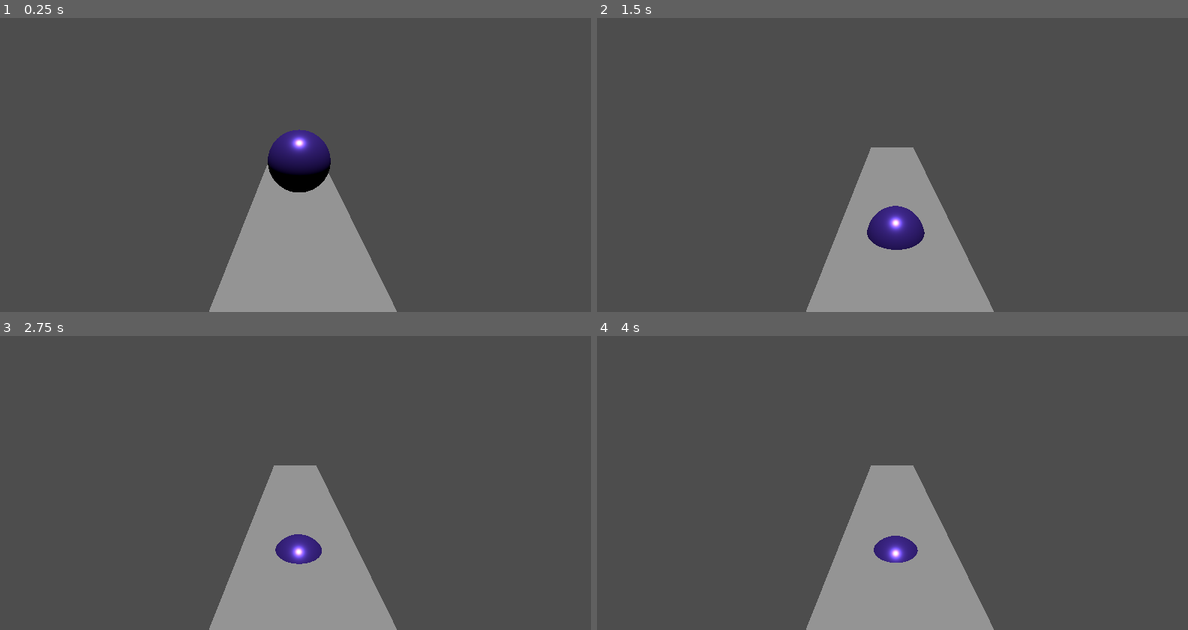
Above: before the commit, frames 1-4 (two rows, left to right).
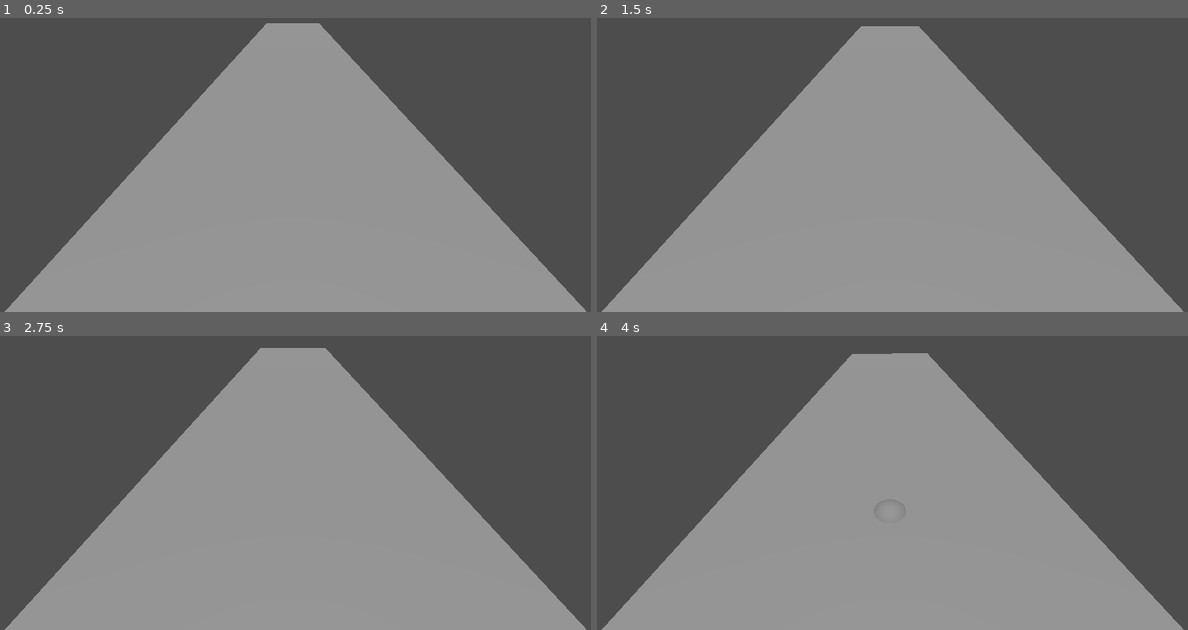
Above: after the commit, the same moments.

Repository: Yopaman/game-jam-2024
Game: Godot game, scene res://Scenes/World.tscn
Same seed, same stepped clock (60 frames per second), same inputs: the game is played once before the commit and once after it.
Inputs:
- Up to frame 1 (0.25 s): no input
- Up to frame 2 (1.5 s): no input
- Up to frame 3 (2.75 s): no input
- Up to frame 4 (4 s): no input

The runs differ from the first frame. In frame 1, 43% of the frame differs, in the area x 0-100%, y 1-100%; in frame 2, 43%; in frame 3, 42%; in frame 4, 42%.

Commit message:
camera follows platyer

Diff:
--- a/Scenes/Player.tscn
+++ b/Scenes/Player.tscn
@@ -1,25 +1,18 @@
-[gd_scene load_steps=5 format=3 uid="uid://bwdwkapawj3qg"]
+[gd_scene load_steps=4 format=3 uid="uid://bwdwkapawj3qg"]
 
 [ext_resource type="Script" path="res://Scripts/Player.gd" id="1_ecxy2"]
 
-[sub_resource type="BoxShape3D" id="BoxShape3D_cjie0"]
+[sub_resource type="SphereMesh" id="SphereMesh_baf0a"]
 
-[sub_resource type="StandardMaterial3D" id="StandardMaterial3D_3qokh"]
-albedo_color = Color(0.4, 0.262745, 0.862745, 1)
-metallic = 0.71
-roughness = 0.32
+[sub_resource type="BoxShape3D" id="BoxShape3D_fykuo"]
 
-[sub_resource type="SphereMesh" id="SphereMesh_7ipa1"]
-material = SubResource("StandardMaterial3D_3qokh")
-
-[node name="Player" type="Node3D"]
-
-[node name="CharacterBody3D" type="RigidBody3D" parent="."]
+[node name="PlayerBody" type="RigidBody3D"]
+transform = Transform3D(1, 0, 0, 0, 1, 0, 0, 0, 1, 0, 0, 0.0135208)
 script = ExtResource("1_ecxy2")
 float_force = 3.0
 
-[node name="CollisionShape3D" type="CollisionShape3D" parent="CharacterBody3D"]
-shape = SubResource("BoxShape3D_cjie0")
+[node name="MeshInstance3D" type="MeshInstance3D" parent="."]
+mesh = SubResource("SphereMesh_baf0a")
 
-[node name="MeshInstance3D" type="MeshInstance3D" parent="CharacterBody3D"]
-mesh = SubResource("SphereMesh_7ipa1")
+[node name="CollisionShape3D" type="CollisionShape3D" parent="."]
+shape = SubResource("BoxShape3D_fykuo")
--- a/Scenes/World.tscn
+++ b/Scenes/World.tscn
@@ -1,23 +1,33 @@
-[gd_scene load_steps=3 format=3 uid="uid://xpcsgfg1n2yf"]
+[gd_scene load_steps=5 format=3 uid="uid://xpcsgfg1n2yf"]
 
 [ext_resource type="PackedScene" uid="uid://bwdwkapawj3qg" path="res://Scenes/Player.tscn" id="1_b5bxb"]
+[ext_resource type="Script" path="res://Scripts/Camera.gd" id="1_tlih8"]
 
 [sub_resource type="PlaneMesh" id="PlaneMesh_dx1hv"]
 
+[sub_resource type="ShaderMaterial" id="ShaderMaterial_0cu6c"]
+
 [node name="Game" type="Node3D"]
 
-[node name="Player" parent="." instance=ExtResource("1_b5bxb")]
-transform = Transform3D(1, 0, 0, 0, 1, 0, 0, 0, 1, 0, 1.53349, 0)
-
 [node name="Water" type="StaticBody3D" parent="."]
+transform = Transform3D(3.54353, 0, 0, 0, 0.993208, 0, 0, 0, 2.84014, -0.00258636, 0.0417137, -12.4604)
 
 [node name="shape" type="MeshInstance3D" parent="Water"]
 transform = Transform3D(1, 0, 0, 0, 1, 0, 0, 0, 6.85637, 0.00802505, 0, 0.0033412)
 mesh = SubResource("PlaneMesh_dx1hv")
 skeleton = NodePath("../..")
+surface_material_override/0 = SubResource("ShaderMaterial_0cu6c")
 
-[node name="Camera3D" type="Camera3D" parent="."]
-transform = Transform3D(1, 0, 0, 0, 0.980509, 0.196477, 0, -0.196477, 0.980509, -0.0992771, 2.20893, 3.40661)
+[node name="Sprite3D" type="Sprite3D" parent="Water"]
 
 [node name="DirectionalLight3D" type="DirectionalLight3D" parent="."]
 transform = Transform3D(1, 0, 0, 0, 0.150019, 0.988683, 0, -0.988683, 0.150019, -2.84277, 6.50559, -0.4045)
+
+[node name="Player" parent="." instance=ExtResource("1_b5bxb")]
+transform = Transform3D(1, 0, 0, 0, 1, 0, 0, 0, 1, 0, 5.08274, -2.38419e-07)
+
+[node name="Camera3D" type="Camera3D" parent="." node_paths=PackedStringArray("player")]
+transform = Transform3D(0.999998, 0.00174533, 0, -0.00144181, 0.826097, 0.563526, 0.000983538, -0.563525, 0.826098, 0, 3.238, 6.066)
+current = true
+script = ExtResource("1_tlih8")
+player = NodePath("../Player")
--- /dev/null
+++ b/Scripts/Camera.gd
@@ -0,0 +1,12 @@
+extends Camera3D
+
+@export var player: Node3D
+
+# Called when the node enters the scene tree for the first time.
+func _ready():
+	pass # Replace with function body.
+
+
+# Called every frame. 'delta' is the elapsed time since the previous frame.
+func _physics_process(delta):
+	global_transform.origin.z = player.global_position.z + 3
--- a/Scripts/Player.gd
+++ b/Scripts/Player.gd
@@ -3,6 +3,8 @@
 @export var float_force := 1.0
 @export var water_drag := 0.05
 @export var water_angular_drag := 0.05
+
+@export var lane_index := 0
 
 @onready var gravity: float = ProjectSettings.get_setting("physics/3d/default_gravity")
 
@@ -17,10 +19,11 @@
 
 # Called every frame. 'delta' is the elapsed time since the previous frame.
 func _process(delta):
-	pass
+	Camera3D
 
 func _physics_process(delta):
 	submerged = false
+	global_position.z += -0.05
 	var depth := water_height - global_position.y
 	if depth > 0:
 		submerged = true
--- /dev/null
+++ b/Shaders/Water.gdshader
@@ -0,0 +1,83 @@
+shader_type spatial;
+render_mode cull_disabled;
+
+uniform vec3 albedo : source_color;
+uniform vec3 albedo2 : source_color;
+uniform float metallic : hint_range(0.0, 1.0) = 0;
+uniform float roughness : hint_range(0.0, 1.0) = 0.02;
+uniform sampler2D wave;
+uniform sampler2D texture_normal;
+uniform sampler2D texture_normal2;
+uniform vec2 wave_direction = vec2(2.0,0.0); // Direction of wave 1
+uniform vec2 wave_direction2 = vec2(0.0,1.0); // Direction of wave 2
+uniform float time_scale : hint_range(0.0, 0.2, 0.005) = 0.025; // Rate of movement multiplied by TIME
+uniform float noise_scale = 10.0;
+uniform float height_scale = 0.15;
+
+uniform vec4 color_deep : source_color; // Deep depth color
+uniform vec4 color_shallow : source_color; // Shallow depth color
+uniform float beers_law = 2.0; // Beer's law application
+uniform float depth_offset = -0.75; // Offset
+
+uniform float edge_scale = 0.1;
+uniform float near = 1.0;
+uniform float far = 100.0;
+uniform vec3 edge_color : source_color;
+uniform sampler2D DEPTH_TEXTURE : hint_depth_texture, filter_linear_mipmap;
+uniform sampler2D SCREEN_TEXTURE : hint_screen_texture, filter_linear_mipmap;
+
+// Varying variables
+varying float height;
+varying vec3 world_pos;
+
+float fresnel(float amount, vec3 normal, vec3 view)
+{
+	return pow((1.0 - clamp(dot(normalize(normal), normalize(view)), 0.0, 1.0 )), amount);
+}
+float edge(float depth){
+	depth = 2.0 * depth - 1.0;
+	return near * far / (far + depth * (near - far));
+}
+
+void vertex() {
+	world_pos = (MODEL_MATRIX * vec4(VERTEX, 1.0)).xyz;
+	height = texture(wave, world_pos.xz / noise_scale + TIME * time_scale).r;
+	VERTEX.y += height * height_scale;
+}
+
+void fragment() {
+	// Depth variables and calc
+	float depth_texture = texture(DEPTH_TEXTURE, SCREEN_UV).r * 2.0 - 1.0;
+	float depth = PROJECTION_MATRIX[3][2] / (depth_texture + PROJECTION_MATRIX[2][2]);
+	float depth_blend = exp((depth+VERTEX.z + depth_offset) * -beers_law);
+	depth_blend = clamp(1.0 - depth_blend, 0.0, 1.0);
+	float depth_blend_power = clamp(pow(depth_blend, 2.5), 0.0, 1.0);
+
+	// Retrieving depth color and applying the deep and shallow colors
+	vec3 screen_color = textureLod(SCREEN_TEXTURE, SCREEN_UV, depth_blend_power * 2.5).rgb;
+	vec3 depth_color = mix(color_shallow.rgb, color_deep.rgb, depth_blend_power);
+	vec3 color = mix(screen_color * depth_color, depth_color * 0.25, depth_blend_power * 0.5);
+
+	// Getting edge depth calc
+	float z_depth = edge(texture(DEPTH_TEXTURE, SCREEN_UV).x);
+	float z_pos = edge(FRAGCOORD.z);
+	float z_dif = z_depth - z_pos;
+
+	// Time calculations for wave (normal map) movement
+	vec2 time = (TIME * wave_direction) * time_scale; // Movement rate of first wave
+	vec2 time2 = (TIME * wave_direction2) * time_scale; // Movement rate of second wave
+
+	// Blend normal maps into one
+	vec3 normal_blend = mix(texture(texture_normal,world_pos.xz + time).rgb, texture(texture_normal2,world_pos.xz + time2).rgb, 0.5);
+
+	// Calculate Fresnel
+	float fresnel = fresnel(5.0, NORMAL, VIEW);
+	vec3 surface_color = mix(albedo, albedo2, fresnel); // Interpolate albedo values by frensel
+
+	vec3 depth_color_adj = mix(edge_color, color, step(edge_scale, z_dif));
+
+	ALBEDO = clamp(surface_color + depth_color_adj,vec3(0.0),vec3(1.0));
+	METALLIC = metallic;
+	ROUGHNESS = roughness;
+	NORMAL_MAP = normal_blend;
+}
